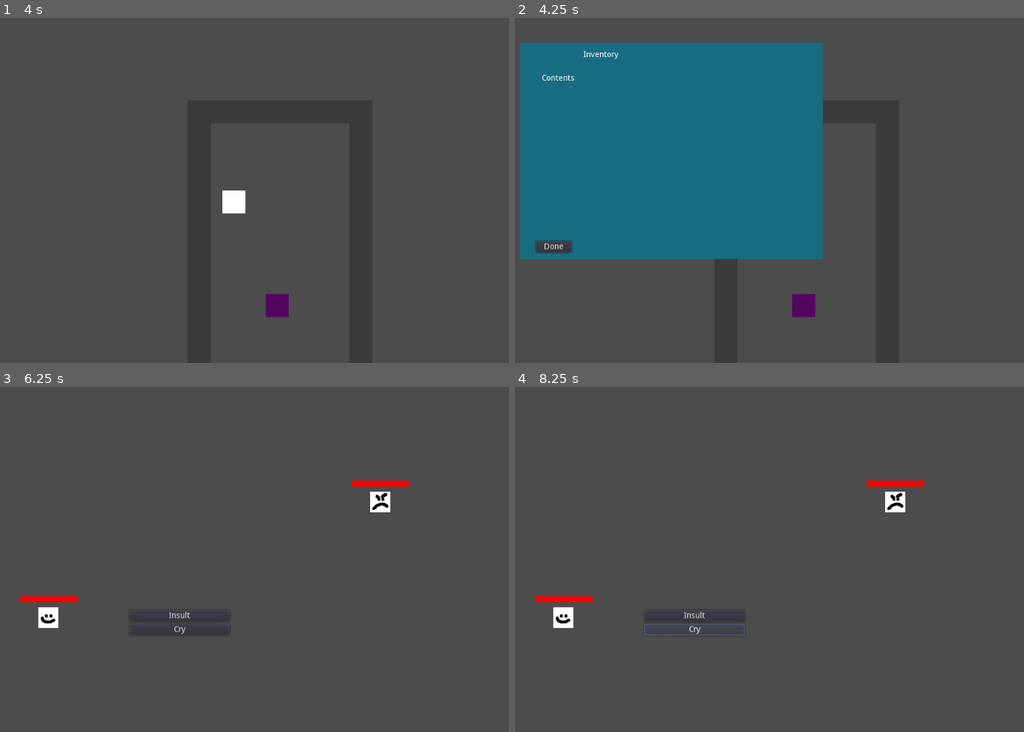
Above: before the commit, frames 1-4 (two rows, left to right).
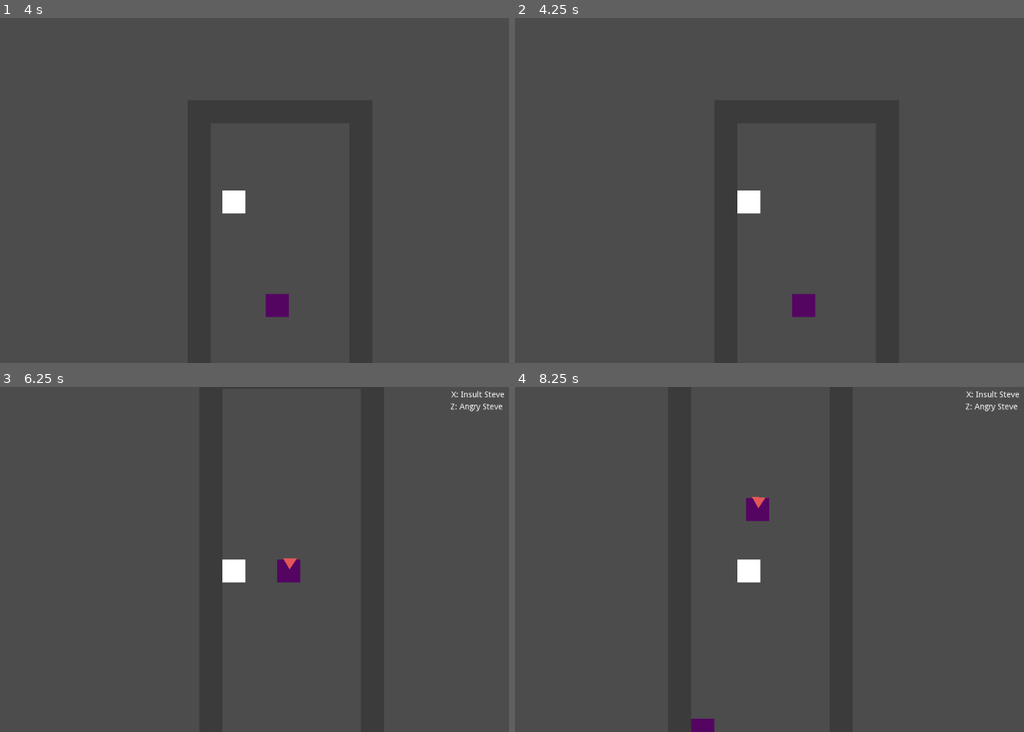
Above: after the commit, the same moments.

Repository: johnfn/ld49
Game: Godot game, scene res://Main.tscn
Two runs of this game, one before a commit and one after it. Both use one fixed random seed, a clock stepped at 60 frames per second and the inputs below.
Inputs (mouse positions are in pixels of both pictures, inside the frame that each line leads up to):
- Up to frame 1 (4 s): tap Enter at 0.5, 2.75 s; hold Right (ui_right) 0.53-1.28 s; tap Z (action, bound only before the commit) at 0.6, 1.55, 2.1, 3.05, 3.6 s; tap X (angry, bound only before the commit) at 0.8, 1.35, 2.3, 2.85, 3.8 s; tap Space at 1.25 s; hold Down (ui_down) 1.28-2.03 s; hold Right (ui_right) 2.03-2.78 s; hold Up (ui_up) 2.78-3.53 s; hold Left (ui_left) from 3.53 s (still down)
- Up to frame 2 (4.25 s): keep holding Left (ui_left); tap I (inventory, bound only before the commit) at 4.15 s
- Up to frame 3 (6.25 s): release Left (ui_left) at 4.25 s; click (40, 614) at 4.25 s, where only the run before the commit has a clickable "Done"; tap Space at 5 s; hold Left (ui_left) 5.03-5.78 s; tap X (angry, bound only before the commit) at 5.1, 6.05 s; tap Z (action, bound only before the commit) at 5.3, 5.85 s; tap Enter at 5.75 s; hold Down (ui_down) from 5.78 s (still down)
- Up to frame 4 (8.25 s): release Down (ui_down) at 6.5 s; click (693, 614) at 6.5 s, where only the run before the commit has a clickable "Insult"; click (693, 628) at 7.25 s, where only the run before the commit has a clickable "Cry"; tap Space at 8 s; hold Right (ui_right) from 8.03 s (still down); tap X (angry, bound only before the commit) at 8.1 s

Frame 1 is identical in both runs. In frame 2, 37% of the frame differs, in the area x 0-61%, y 7-70%; in frame 3, 1.8%; in frame 4, 2.0%.
Error before the commit: Invalid get index '0' (on base: 'Array'). (res://Player.gd:25)

Commit message:
basic combat woo

Diff:
--- /dev/null
+++ b/ActionButton.gd
@@ -0,0 +1,4 @@
+extends Button
+
+func _ready():
+  connect("take_action", $'../../../../BattleScene', "take_action")
--- a/Battle.gd
+++ b/Battle.gd
@@ -1,12 +1,41 @@
 extends Node2D
+class_name BattleScene
 
 onready var player = $'Player'
 onready var monster = $'Monster'
-var currently_acting
+onready var acting_entity = player
+onready var idle_entity = monster
+onready var battle_ui = $'HUD/BattleOptions'
+
+enum ACTIONS {insult, cry}
 
 # Called when the node enters the scene tree for the first time.
 func _ready():
-  currently_acting = player
+  acting_entity = player
+  idle_entity = monster
+  start_turn()
 
-func take_turn():
-  currently_acting = player if currently_acting == monster else monster
+func take_action(action):
+  player.take_action(action, monster)
+  end_turn()
+
+func start_turn():
+  if acting_entity == player:
+    battle_ui.visible = true
+  else:
+    battle_ui.visible = false
+    yield(get_tree().create_timer(1),"timeout")
+    monster.take_action(ACTIONS.insult, player)
+    end_turn()
+
+func end_turn():
+  if acting_entity == player:
+    acting_entity = monster
+    idle_entity = player
+  else:
+    acting_entity = player
+    idle_entity = monster
+  start_turn()
+
+func is_turn(actor):
+  return acting_entity == actor
--- a/Battle.tscn
+++ b/Battle.tscn
@@ -1,8 +1,12 @@
-[gd_scene load_steps=4 format=2]
+[gd_scene load_steps=8 format=2]
 
 [ext_resource path="res://BattleMonster.gd" type="Script" id=1]
 [ext_resource path="res://Battle.gd" type="Script" id=2]
 [ext_resource path="res://BattlePlayer.gd" type="Script" id=3]
+[ext_resource path="res://BattleEntity.gd" type="Script" id=4]
+[ext_resource path="res://ActionButton.gd" type="Script" id=5]
+[ext_resource path="res://InsultButton.gd" type="Script" id=6]
+[ext_resource path="res://CryButton.gd" type="Script" id=7]
 
 [node name="BattleScene" type="Node2D"]
 script = ExtResource( 2 )
@@ -20,16 +24,26 @@
 "_edit_use_anchors_": false
 }
 
-[node name="Insult" type="Button" parent="HUD/BattleOptions"]
+[node name="InsultButton" type="Button" parent="HUD/BattleOptions"]
 margin_right = 174.0
 margin_bottom = 20.0
 text = "Insult"
+script = ExtResource( 6 )
 
-[node name="Cry" type="Button" parent="HUD/BattleOptions"]
+[node name="CryButton" type="Button" parent="HUD/BattleOptions"]
 margin_top = 24.0
 margin_right = 174.0
 margin_bottom = 44.0
 text = "Cry"
+script = ExtResource( 7 )
+
+[node name="ActionButton" type="Button" parent="HUD/BattleOptions"]
+visible = false
+margin_top = 48.0
+margin_right = 174.0
+margin_bottom = 68.0
+text = "Insult"
+script = ExtResource( 5 )
 
 [node name="Player" type="Node2D" parent="."]
 position = Vector2( 211, 401 )
@@ -38,3 +52,11 @@
 [node name="Monster" type="Node2D" parent="."]
 position = Vector2( 786, 200 )
 script = ExtResource( 1 )
+
+[node name="Node2D" type="Node2D" parent="."]
+position = Vector2( 786, 200 )
+script = ExtResource( 4 )
+
+[connection signal="pressed" from="HUD/BattleOptions/InsultButton" to="HUD/BattleOptions/InsultButton" method="_on_InsultButton_pressed"]
+[connection signal="pressed" from="HUD/BattleOptions/CryButton" to="HUD/BattleOptions/CryButton" method="_on_CryButton_pressed"]
+[connection signal="pressed" from="HUD/BattleOptions/ActionButton" to="HUD/BattleOptions/ActionButton" method="_on_ActionButton_pressed"]
--- a/BattleEntity.gd
+++ b/BattleEntity.gd
@@ -3,8 +3,12 @@
 
 var _sprite_texture: Resource = load("res://art/battle/battle_placeholder.png");
 var _max_hp: int = 50;
+var _health = _max_hp
 
 var _health_bar = preload("res://HealthBar.tscn")
+var health_bar_instance
+
+onready var ACTIONS = BattleScene.ACTIONS
 
 func _init(sprite_texture, max_hp).():
   _sprite_texture = sprite_texture;
@@ -16,12 +20,30 @@
   sprite.texture = _sprite_texture
   add_child(sprite)
 
-  var health_bar_instance = _health_bar.instance()
+  health_bar_instance = _health_bar.instance()
   add_child(health_bar_instance)
   health_bar_instance.position += Vector2(-health_bar_instance.color_rect.rect_size.x / 2, -sprite.get_rect().size.y)
 
-func attack(target: BattleEntity):
-  pass
+func take_action(action: int, other: BattleEntity):
+  if action == ACTIONS.insult:
+    attack(other, 5)
+  elif action == ACTIONS.cry:
+    heal(5)
+  else:
+    print("boohoo")
 
-func heal():
-  pass
+func attack(target: BattleEntity, amount: int):
+  target.take_damage(amount)
+
+func heal(amount: int):
+  set_hp(_health + amount)
+
+func take_damage(amount: int):
+  set_hp(_health - amount)
+
+func set_hp(hp: int):
+  health_bar_instance.set_hp(hp)
+  _health = hp
+
+func _on_InsultButton_pressed():
+  print("hello")
--- a/BattleMonster.gd
+++ b/BattleMonster.gd
@@ -5,4 +5,4 @@
 export var max_hp: int = 50;
 
 func _init().(sprite_texture, max_hp):
-   pass
+  pass
--- a/BattlePlayer.gd
+++ b/BattlePlayer.gd
@@ -5,4 +5,4 @@
 export var max_hp: int = 50;
 
 func _init().(sprite_texture, max_hp):
-   pass
+  pass
--- /dev/null
+++ b/CryButton.gd
@@ -0,0 +1,7 @@
+extends 'res://ActionButton.gd'
+
+signal take_action(action)
+export(BattleScene.ACTIONS) var action = BattleScene.ACTIONS.cry
+
+func _on_CryButton_pressed():
+  emit_signal("take_action", action)
--- a/HealthBar.gd
+++ b/HealthBar.gd
@@ -8,8 +8,14 @@
 
 onready var color_rect = $'ColorRect'
 
-func _init(max_hp = 0).():
+func _init(max_hp = 50).():
   _max_hp = max_hp;
 
 func _ready():
   color_rect.rect_size = Vector2(MAX_HP_LENGTH_PX, 10)
+
+
+func set_hp(hp: int):
+  var length = hp * MAX_HP_LENGTH_PX / _max_hp
+  _hp = hp
+  color_rect.rect_size = Vector2(length, 10)
--- /dev/null
+++ b/InsultButton.gd
@@ -0,0 +1,7 @@
+extends 'res://ActionButton.gd'
+
+signal take_action(action)
+export(BattleScene.ACTIONS) var action = BattleScene.ACTIONS.insult
+
+func _on_InsultButton_pressed():
+  emit_signal("take_action", action)
--- a/project.godot
+++ b/project.godot
@@ -24,6 +24,11 @@
 "language": "GDScript",
 "path": "res://BattlePlayer.gd"
 }, {
+"base": "Node2D",
+"class": "BattleScene",
+"language": "GDScript",
+"path": "res://Battle.gd"
+}, {
 "base": "ColorRect",
 "class": "Dialog",
 "language": "GDScript",
@@ -38,6 +43,7 @@
 "BattleEntity": "",
 "BattleMonster": "",
 "BattlePlayer": "",
+"BattleScene": "",
 "Dialog": "",
 "HealthBar": ""
 }
@@ -82,21 +88,6 @@
 , Object(InputEventKey,"resource_local_to_scene":false,"resource_name":"","device":0,"alt":false,"shift":false,"control":false,"meta":false,"command":false,"pressed":false,"scancode":83,"unicode":0,"echo":false,"script":null)
  ]
 }
-action={
-"deadzone": 0.5,
-"events": [ Object(InputEventKey,"resource_local_to_scene":false,"resource_name":"","device":0,"alt":false,"shift":false,"control":false,"meta":false,"command":false,"pressed":false,"scancode":90,"unicode":0,"echo":false,"script":null)
- ]
-}
-angry={
-"deadzone": 0.5,
-"events": [ Object(InputEventKey,"resource_local_to_scene":false,"resource_name":"","device":0,"alt":false,"shift":false,"control":false,"meta":false,"command":false,"pressed":false,"scancode":88,"unicode":0,"echo":false,"script":null)
- ]
-}
-inventory={
-"deadzone": 0.5,
-"events": [ Object(InputEventKey,"resource_local_to_scene":false,"resource_name":"","device":0,"alt":false,"shift":false,"control":false,"meta":false,"command":false,"pressed":false,"scancode":73,"unicode":0,"echo":false,"script":null)
- ]
-}
 
 [physics]
 
